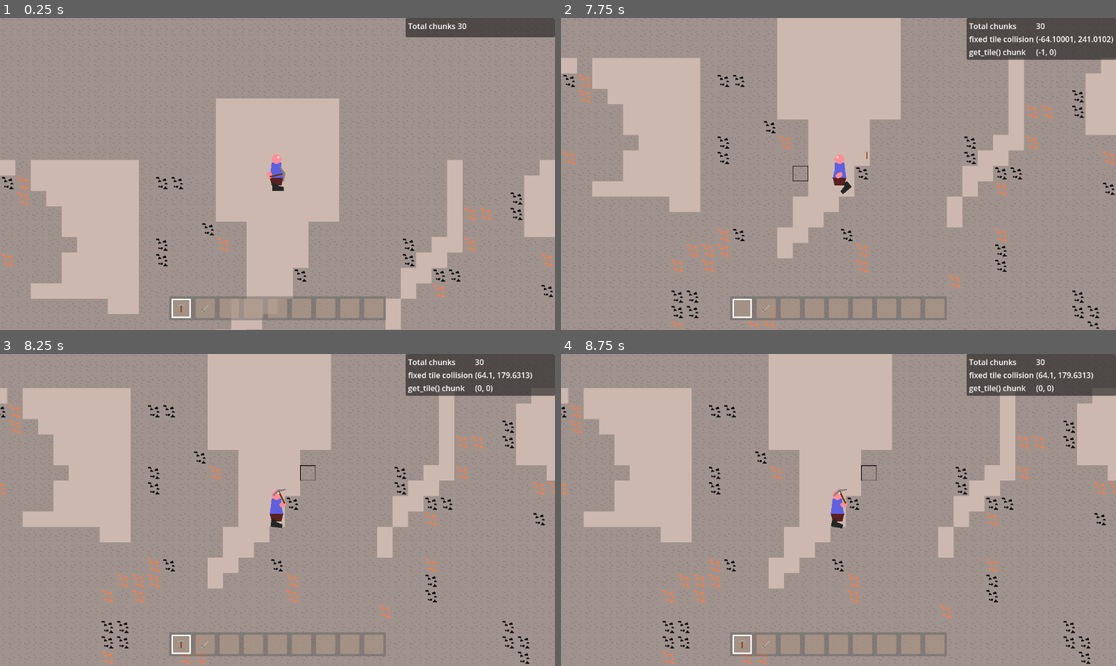
Above: before the commit, frames 1-4 (two rows, left to right).
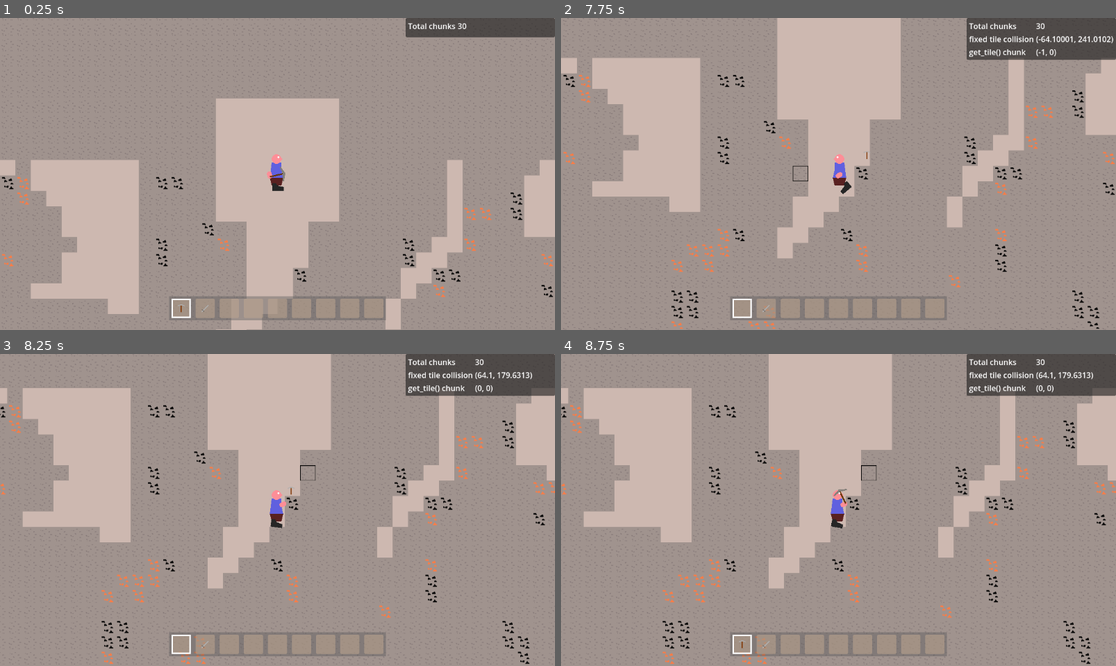
Above: after the commit, the same moments.

Repository: Griiimon/2D-Mining-Sandbox
Game: Godot game, scene res://scenes/game.tscn
Same seed, same stepped clock (60 frames per second), same inputs: the game is played once before the commit and once after it. This scene is started directly instead of the project's main scene. The engine's default icon, where the game draws it, is replaced by a stand-in: a white triangle on a blue panel in a dark square.
Inputs (mouse positions are in pixels of both pictures, inside the frame that each line leads up to):
- Up to frame 1 (0.25 s): no input
- Up to frame 2 (7.75 s): move the mouse to (960, 158) at 0.52 s; hold D (right) 0.53-2.03 s; tap X (drop_item) at 0.6, 4.35 s; click (960, 158) at 0.67 s; tap Up (jump) at 0.77, 1.52, 3.02, 3.77, 4.52, 6.02, 6.77, 7.52 s; move the mouse to (727, 189) at 1.27 s; tap F (interact) at 1.35, 5.1 s; move the mouse to (894, 105) at 2.02 s; hold A (left) 2.03-2.78 s; tap E (next_hotbar_item) at 2.1, 5.85 s; move the mouse to (810, 236) at 2.77 s; hold D (right) 2.78-4.28 s; tap Q (previous_hotbar_item) at 2.85, 6.6 s; click (810, 236) at 2.92 s; move the mouse to (1005, 220) at 3.52 s; tap K (toggle_free_cam) at 3.6, 7.35 s; move the mouse to (672, 127) at 4.27 s; hold A (left) 4.28-5.03 s; move the mouse to (866, 174) at 5.02 s; hold D (right) 5.03-5.78 s; click (866, 174) at 5.17 s; move the mouse to (755, 96) at 5.77 s; hold A (left) 5.78-7.28 s; tap Enter at 6.5 s; move the mouse to (960, 158) at 6.52 s; tap Space at 7.25 s; move the mouse to (727, 189) at 7.27 s; hold D (right) from 7.28 s (still down); click (727, 189) at 7.42 s
- Up to frame 3 (8.25 s): keep holding D (right); move the mouse to (333, 441) at 8.02 s; tap X (drop_item) at 8.1 s
- Up to frame 4 (8.75 s): keep holding D (right)

Frames 1-2 are identical in both runs. In frame 3, less than 0.1% of the frame differs, in the area x 32-53%, y 42-95%; in frame 4, nothing differs.

Commit message:
random delay pickup

Diff:
--- a/scenes/world_item.tscn
+++ b/scenes/world_item.tscn
@@ -30,6 +30,9 @@
 wait_time = 2.0
 one_shot = true
 
+[node name="Pickup Delay" type="Timer" parent="."]
+one_shot = true
+
 [node name="Magnet Range" type="Area2D" parent="."]
 collision_mask = 2
 
@@ -38,4 +41,5 @@
 
 [connection signal="body_entered" from="." to="." method="_on_body_entered"]
 [connection signal="timeout" from="Pickup Cooldown" to="." method="_on_pickup_cooldown_timeout"]
+[connection signal="timeout" from="Pickup Delay" to="." method="_on_pickup_delay_timeout"]
 [connection signal="body_entered" from="Magnet Range" to="." method="_on_magnet_range_body_entered"]
--- a/scripts/world/world_item.gd
+++ b/scripts/world/world_item.gd
@@ -11,6 +11,7 @@
 @onready var shape_cast: ShapeCast2D = $ShapeCast2D
 
 @onready var pickup_cooldown = $"Pickup Cooldown"
+@onready var pickup_delay = $"Pickup Delay"
 
 @onready var magnet_range = $"Magnet Range"
 
@@ -26,6 +27,7 @@
 
 
 func _ready():
+	pickup_delay.wait_time= randf_range(0, 0.3)
 	set_physics_process(false)
 	await get_tree().physics_frame
 	set_physics_process(true)
@@ -39,6 +41,11 @@
 
 		if not pickup_cooldown.is_stopped():
 			continue
+		if is_instance_valid(pickup_delay):
+			if pickup_delay.is_stopped():
+				pickup_delay.start()
+			continue
+
 
 		var player: Player= body
 		if player.can_pickup(item):
@@ -68,7 +75,6 @@
 				velocity.y= bounce
 
 			velocity.x*= 0.5
-
 
 	velocity.x*= 1 - delta * x_damping
 	velocity.y*= 1 - delta * y_damping
@@ -103,3 +109,7 @@
 
 	if item is HandItem:
 		pickup_cooldown.start()
+
+
+func _on_pickup_delay_timeout():
+	pickup_delay.queue_free()
